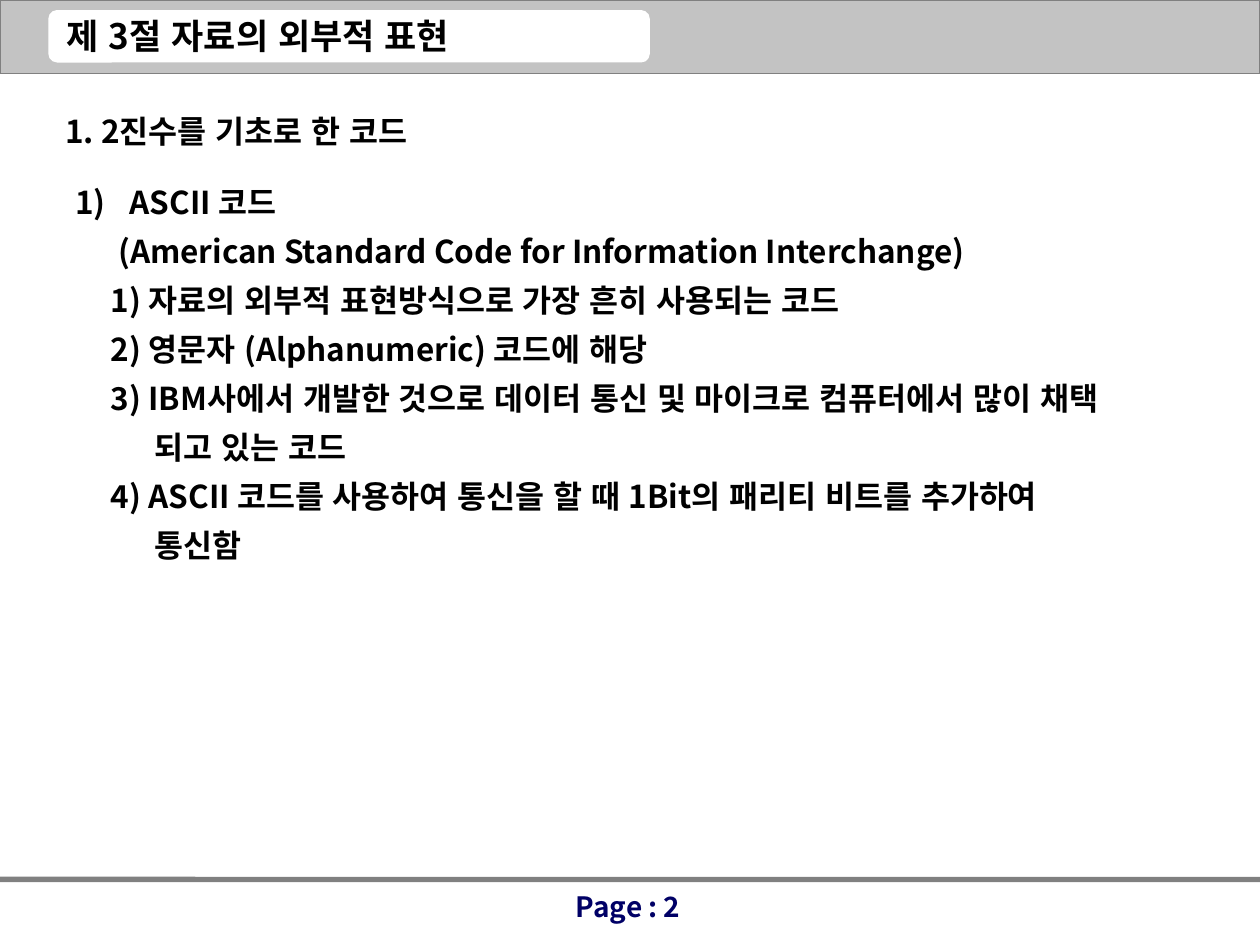
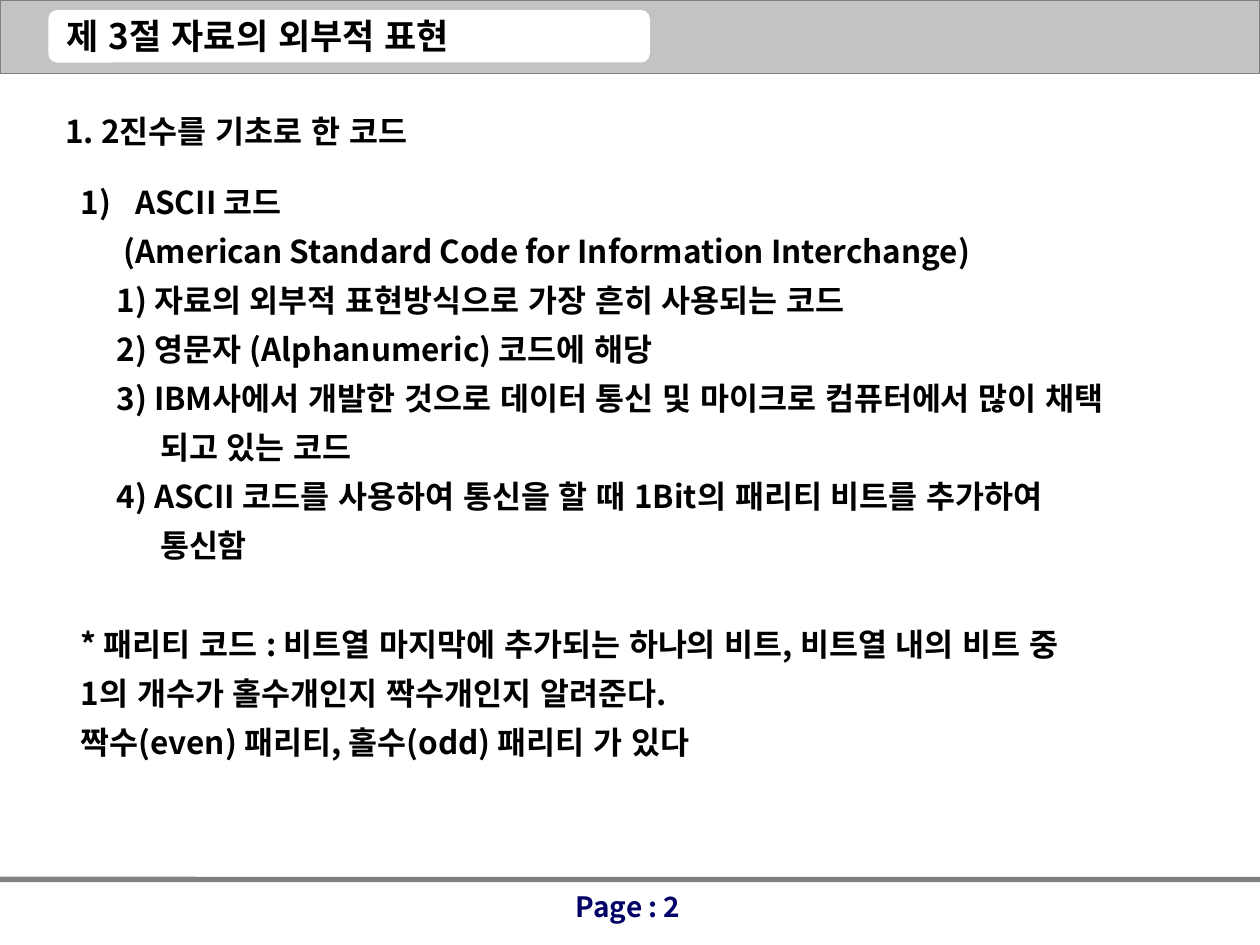
Before and after one commit to Magnolia0097/test_1, a slide deck: slide 2 of 컴퓨터구조/Ch3. 자료의 외부적 표현.ppt. Drawn at 1260x945 pixels with LibreOffice and Linux fonts; fonts in the diff are those of the drawing. Boxes give left, top, right and bottom in pixels: in the first picture for what was removed or moved away, otherwise in the second. Text is boxed around its words. In the diff, an @@ line names an element or a change of style, - is before the commit and + after.

```diff
--- a/컴퓨터구조/Ch3. 자료의 외부적 표현.ppt
+++ b/컴퓨터구조/Ch3. 자료의 외부적 표현.ppt
@@ text at (x1=81, y1=629, x2=1058, y2=761): paragraphs added @@
+* 패리티 코드 : 비트열 마지막에 추가되는 하나의 비트, 비트열 내의 비트 중
+1의 개수가 홀수개인지 짝수개인지 알려준다.
+짝수(even) 패리티, 홀수(odd) 패리티 가 있다
```
Also in this commit, not shown: 2 other slides changed, 1 other file.
